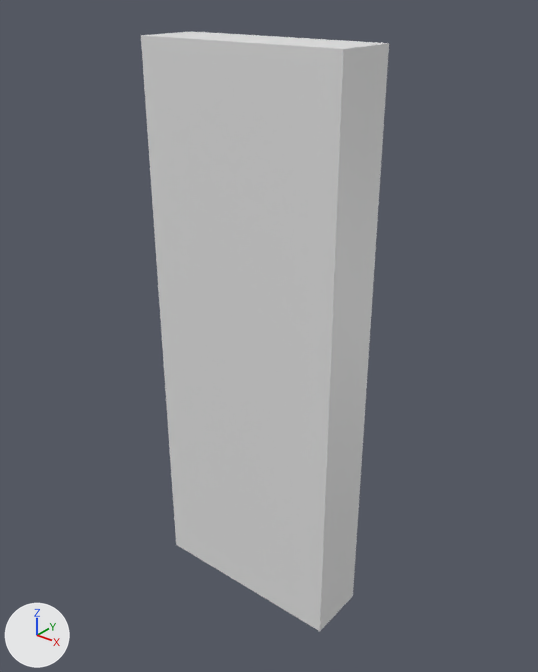
The OBJ model Assets/Resources/Meshes/PartsN/07.obj as it was, and as the next commit left it.
Camera for both pictures: a camera (50 mm lens) standing at (1.98, -2.41, 1.58) and looking at (0.02, 0.05, 0.05). Lighting does not change. The marker at lower left points along +X, +Y and +Z. Where no turn or scale is listed for an object, it has been applied to the vertices.
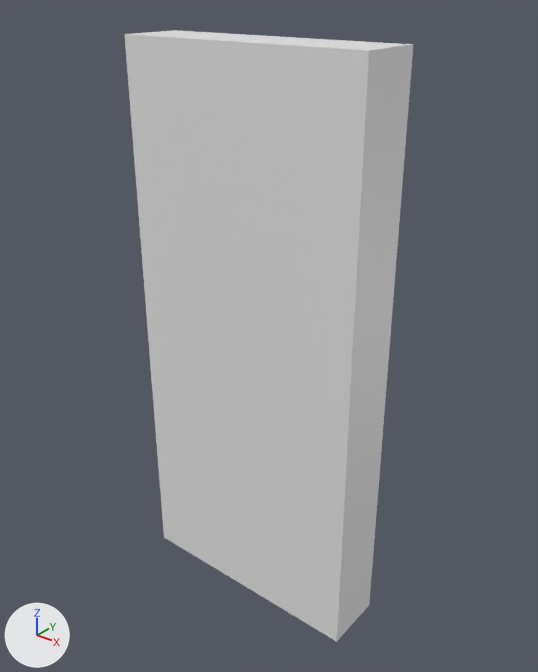
Edits to the scene script, one JSON object a line:
```json
{"block": "me_object_1", "where": "# used by ob_object_1; location = (0.0, 0.0, 0.0)"}
{"op": "remove", "block": "me_object_1", "code": "me_object_1.from_pydata(...)  # 8 vertices, 12 faces; spans x -0.5..0.5, y -0.15..0.15, z -1.35..1.35"}
{"op": "add", "block": "me_object_1", "code": "me_object_1.from_pydata(...)  # 390 vertices, 776 faces; spans x -0.6..0.6, y -0.15..0.15, z -1.35..1.35"}
{"block": "me_object_1", "change": "me_object_1 part 1: 382 vertices added at x -0.6..0.6, y -0.15..0.15, z -1.35..1.35"}
```

Boxes (x1, y1, x2, y2) around the edits, measured in the pictures (538 x 672 px):
```json
{"object": "object_1", "change": "reshaped", "before": [141, 31, 389, 631], "after": [125, 30, 413, 642], "on screen": "16% wider"}
{"part": 1, "of": "me_object_1", "change": "added", "after": [125, 30, 413, 642]}
```
